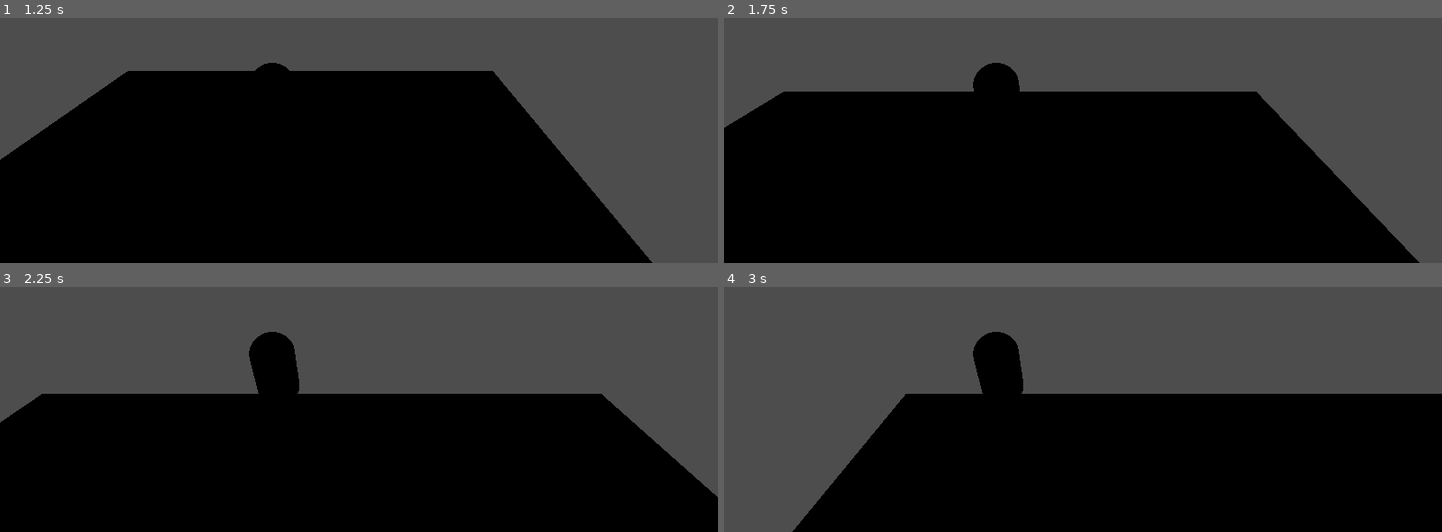
Above: before the commit, frames 1-4 (two rows, left to right).
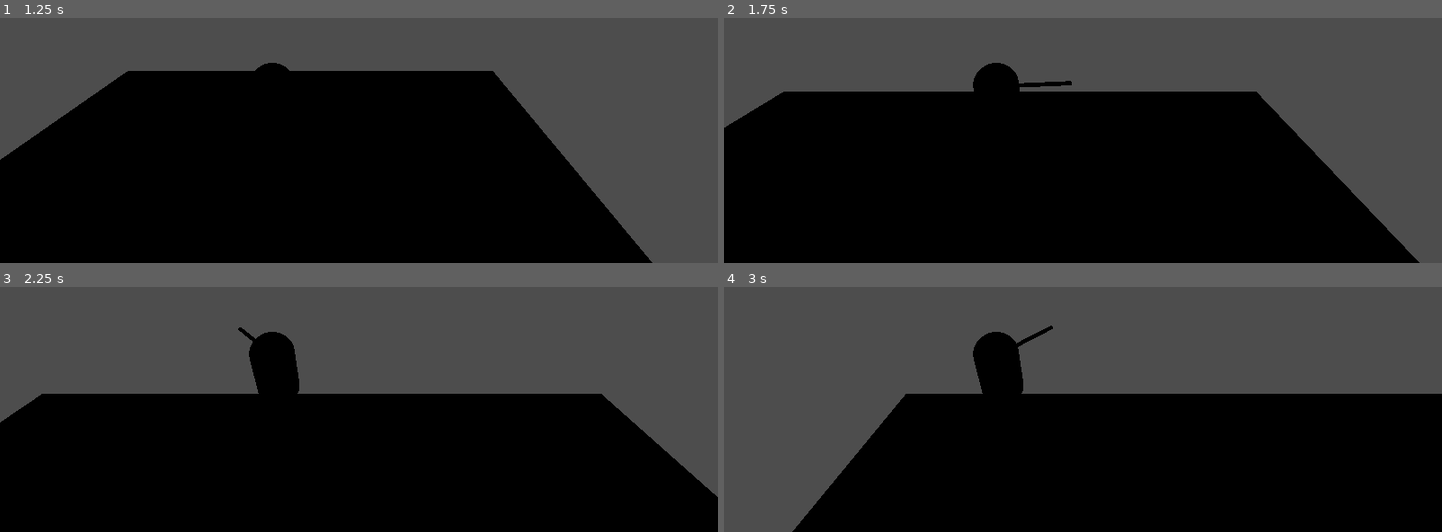
Above: after the commit, the same moments.

Repository: ztamagoru/Amatista-Studios
Game: Godot game, scene res://test.tscn
Two runs of this game, one before a commit and one after it. Both use one fixed random seed, a clock stepped at 60 frames per second and the inputs below. The project has no main scene, so this scene is started directly. The engine's default icon, where the game draws it, is replaced by a stand-in: a white triangle on a blue panel in a dark square.
Inputs (mouse positions are in pixels of both pictures, inside the frame that each line leads up to):
- Up to frame 1 (1.25 s): move the mouse to (323, 142) at 0.52 s; hold W (move_forward) from 0.53 s (still down); tap Space (move_jump) at 0.77 s
- Up to frame 2 (1.75 s): keep holding W (move_forward); move the mouse to (1298, 120) at 1.27 s; tap Space (move_jump) at 1.52 s
- Up to frame 3 (2.25 s): move the mouse to (outside the picture) at 2.02 s; release W (move_forward) at 2.03 s; hold A (move_left) from 2.03 s (still down)
- Up to frame 4 (3 s): keep holding A (move_left); move the mouse to (1118, 331) at 2.77 s

Frame 1 is identical in both runs. In frame 2, 0.1% of the frame differs, in the area x 41-49%, y 25-29%; in frame 3, less than 0.1%; in frame 4, less than 0.1%.

Commit message:
player can now rotate towards the mouse position on a y axis

Diff:
--- a/scenes/components/player/player.tscn
+++ b/scenes/components/player/player.tscn
@@ -11,15 +11,34 @@
 
 [sub_resource type="CapsuleMesh" id="CapsuleMesh_imdkq"]
 
-[node name="Player" type="CharacterBody3D" unique_id=2109264169]
+[sub_resource type="SphereMesh" id="SphereMesh_aes0s"]
+radius = 0.25
+height = 0.5
+
+[sub_resource type="CapsuleMesh" id="CapsuleMesh_tw4o5"]
+radius = 0.05
+
+[node name="Player" type="CharacterBody3D" unique_id=2109264169 node_paths=PackedStringArray("camera")]
 script = ExtResource("1_1xbud")
+camera = NodePath("Camera3D")
 
 [node name="CollisionShape3D" type="CollisionShape3D" parent="." unique_id=1087679022]
 transform = Transform3D(1, 0, 0, 0, 1, 0, 0, 0, 1, 0, 1, 0)
 shape = SubResource("CapsuleShape3D_1xbud")
 
-[node name="MeshInstance3D" type="MeshInstance3D" parent="CollisionShape3D" unique_id=1912228836]
+[node name="MeshInstance3D" type="MeshInstance3D" parent="." unique_id=1912228836]
+transform = Transform3D(1, 0, 0, 0, 1, 0, 0, 0, 1, 0, 1, 0)
 mesh = SubResource("CapsuleMesh_imdkq")
+skeleton = NodePath("..")
+
+[node name="MeshInstance3D3" type="MeshInstance3D" parent="." unique_id=1497152542]
+transform = Transform3D(-0.0010122496, 0, -0.99999946, 0, 1, 0, 0.99999946, 0, -0.0010122496, 0, 1.4555948, 0)
+mesh = SubResource("SphereMesh_aes0s")
+skeleton = NodePath("..")
+
+[node name="MeshInstance3D2" type="MeshInstance3D" parent="MeshInstance3D3" unique_id=7858155]
+transform = Transform3D(0.9999993, -0.0010121502, -0.0009980459, 0.0010121502, 0.014031981, 0.99990106, -0.0009980456, -0.9999013, 0.014032992, -0.00075840205, 0, -0.74922585)
+mesh = SubResource("CapsuleMesh_tw4o5")
 skeleton = NodePath("../..")
 
 [node name="FSM" type="Node3D" parent="." unique_id=537548944 node_paths=PackedStringArray("player")]
--- a/scripts/player/player.gd
+++ b/scripts/player/player.gd
@@ -1,4 +1,6 @@
 extends CharacterBody3D
+
+@export var camera : Camera3D
 
 const speed : float = 5.0
 const crouch_speed : float = 4.0
@@ -9,6 +11,24 @@
 const jump_velocity : float = 4.5
 const gravity : float = 8.0
 
+var mouse_position
+var from
+var ray_lenght : float = 1000
+
 func _process(_delta) -> void:
 	if Input.is_key_pressed(KEY_ESCAPE):
 		get_tree().quit()
+
+	var target_plane_mouse : Plane = Plane(Vector3(0,1,0), position.y)
+	mouse_position = get_viewport().get_mouse_position()
+	from = camera.project_ray_origin(mouse_position)
+	var to = from + camera.project_ray_normal(mouse_position) * ray_lenght
+	var cursor_position_on_plane = target_plane_mouse.intersects_ray(from, to)
+
+	if cursor_position_on_plane:
+		var target = cursor_position_on_plane
+		target.y = $MeshInstance3D3.global_position.y
+		$MeshInstance3D3.look_at(target, Vector3.UP)
+
+#func _input(event: InputEvent) -> void:
+	#pass
